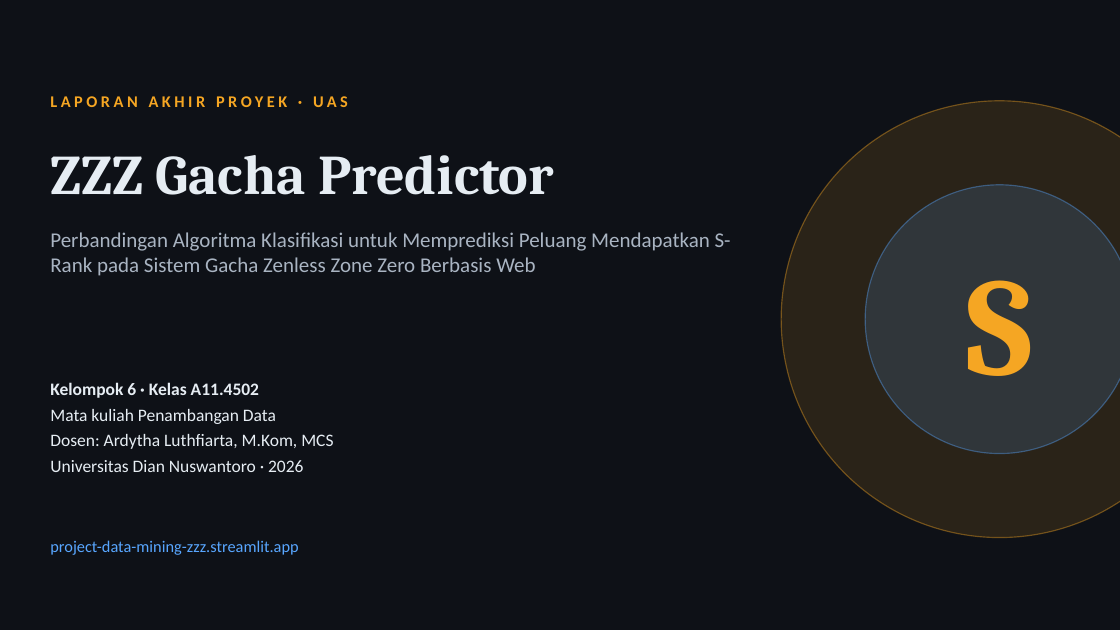
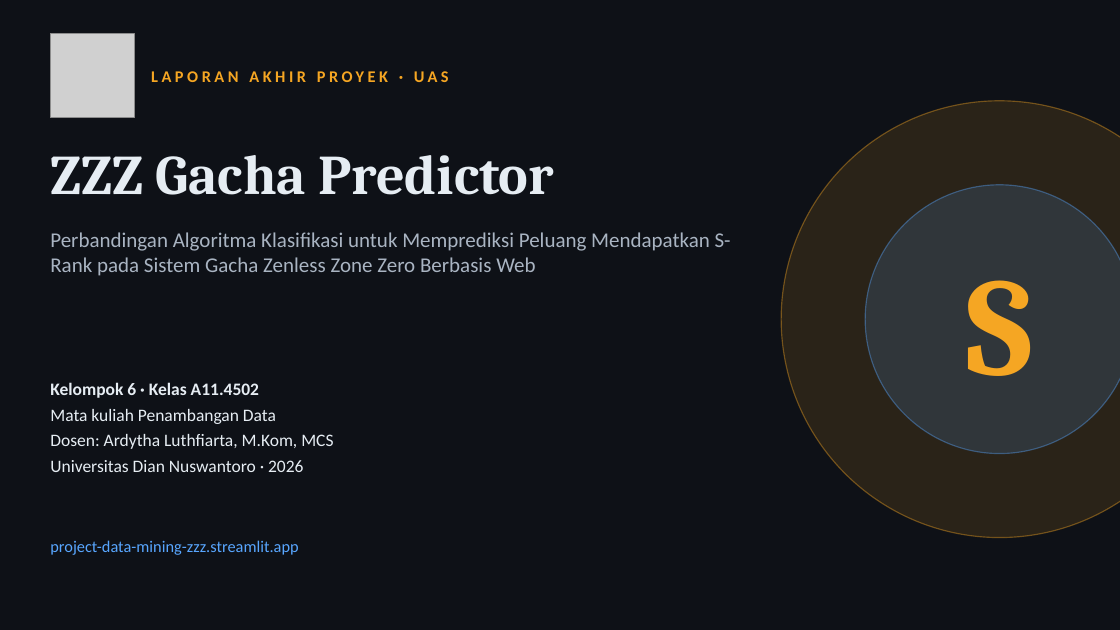
Before and after one commit to tehgeii/project-data-mining, a slide deck: slide 1 of docs/tugas/UAS_Slide_Kelompok6_A11.4502.pptx. Drawn at 1120x630 pixels with LibreOffice and Linux fonts; fonts in the diff are those of the drawing; grey boxes stand for pictures. Boxes give left, top, right and bottom in pixels: in the first picture for what was removed or moved away, otherwise in the second. Text is boxed around its words. In the diff, an @@ line names an element or a change of style, - is before the commit and + after.

```diff
--- a/docs/tugas/UAS_Slide_Kelompok6_A11.4502.pptx
+++ b/docs/tugas/UAS_Slide_Kelompok6_A11.4502.pptx
@@ picture added at <box>50,34,134,118</box> @@
@@ text "LAPORAN AKHIR PROYEK · UAS": place and size @@
-text "LAPORAN AKHIR PROYEK · UAS" at <box>50,96,348,107</box>
+text "LAPORAN AKHIR PROYEK · UAS" at <box>151,71,449,82</box>
```
Also in this commit, not shown: 1 other slide changed, 34 other files.
